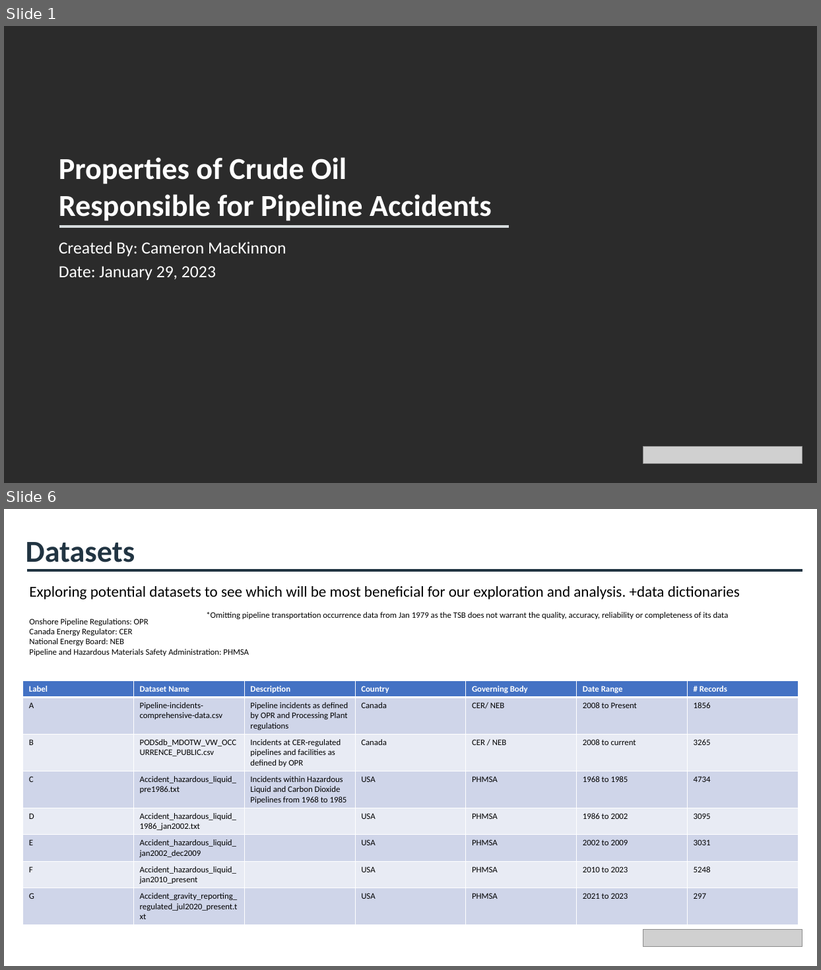
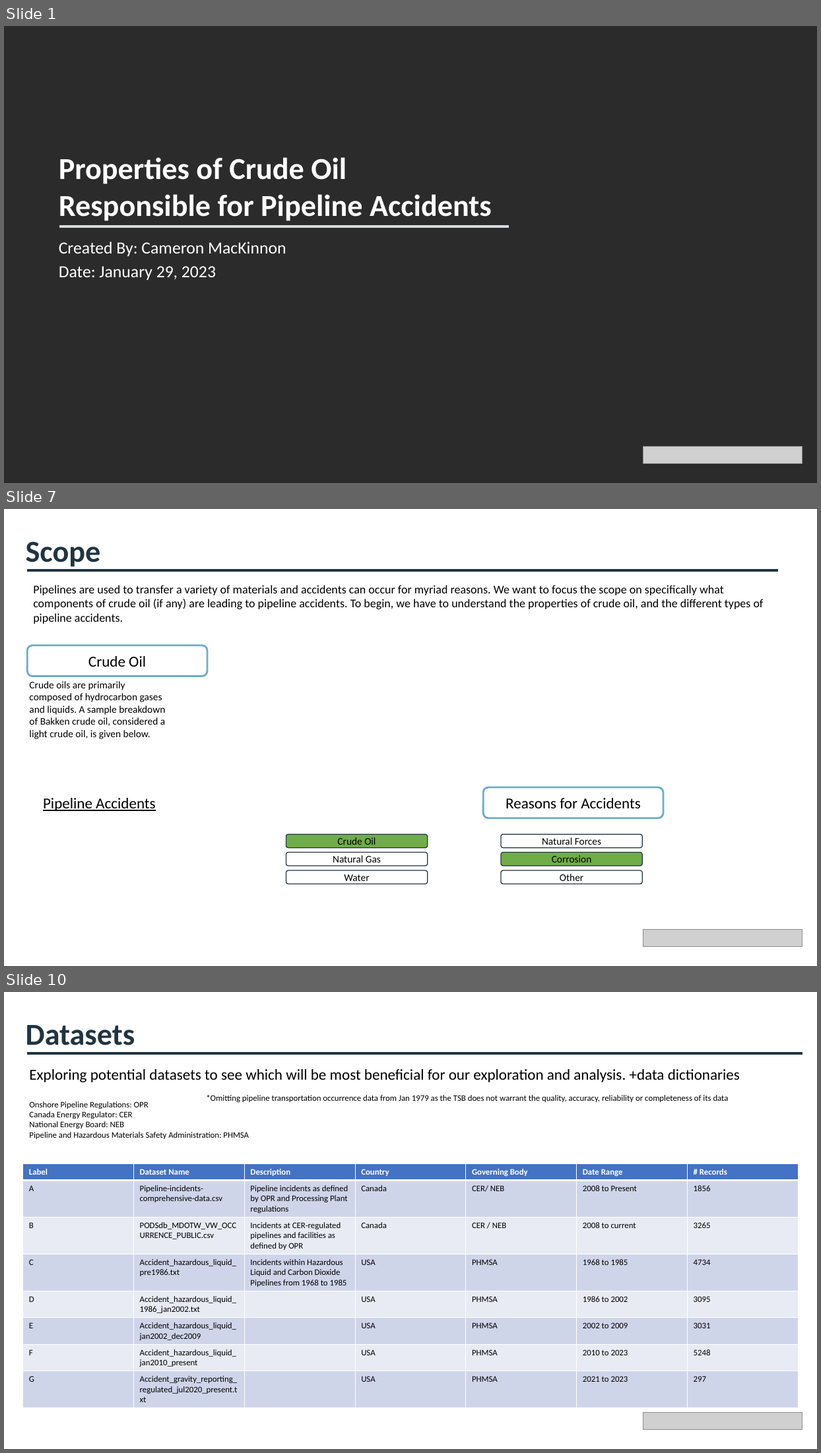
Before and after one commit to cameronmackinnon/crude_oil_accidents, a slide deck: presentations/Pipeline Accidents Presentation v0.pptx. Shown one above the other, each under a label of ours: slides 1 and 6 before the commit, slides 1, 7 and 10 after it; the slides between them are not shown. The pictures are 821x970 and 821x1453 pixels, drawn with LibreOffice and Linux fonts; fonts in the diff are those of the drawing; grey boxes stand for pictures; background and template pictures are left out; a plain dark background stands for a picture behind light text. Boxes give left, top, right and bottom in pixels: in the first picture for what was removed or moved away, otherwise in the second. Text is boxed around its words. In the diff, an @@ line names an element or a change of style, - is before the commit and + after.

```diff
--- a/presentations/Pipeline Accidents Presentation v0.pptx
+++ b/presentations/Pipeline Accidents Presentation v0.pptx
@@ slide 7 added at box(4, 509, 817, 966), background #FFFFFF @@
@@ text added at box(26, 541, 101, 570), 36 pt, text #213442, bold @@
+Scope
@@ line added from (27, 570) to (779, 570), #213442 3 pt @@
@@ text added at box(33, 585, 764, 624), 14 pt, text #000000 @@
+Pipelines are used to transfer a variety of materials and accidents can occur for myriad reasons. We want to focus the scope on specifically what components of crude oil (if any) are leading to pipeline accidents. To begin, we have to understand the properties of crude oil, and the different types of pipeline accidents.
@@ rounded rectangle added at box(27, 646, 207, 676), outline #6EAEC9 2.25 pt, 18 pt, text #000000 @@
+Crude Oil
@@ text added at box(29, 681, 165, 739), 12 pt, text #000000 @@
+Crude oils are primarily composed of hydrocarbon gases and liquids. A sample breakdown of Bakken crude oil, considered a light crude oil, is given below.
@@ text added at box(43, 798, 155, 811), 18 pt, text #000000, underline @@
+Pipeline Accidents
@@ rounded rectangle added at box(483, 788, 663, 819), outline #6EAEC9 2.25 pt, 18 pt, text #000000 @@
+Reasons for Accidents
@@ rounded rectangle added at box(286, 835, 428, 848), fill #70AD47, outline #213442 1 pt, 12 pt, text #000000 @@
+Crude Oil
@@ rounded rectangle added at box(501, 835, 643, 848), outline #213442 1 pt, 12 pt, text #000000 @@
+Natural Forces
@@ rounded rectangle added at box(286, 852, 428, 866), outline #213442 1 pt, 12 pt, text #000000 @@
+Natural Gas
@@ rounded rectangle added at box(501, 852, 643, 866), fill #70AD47, outline #213442 1 pt, 12 pt, text #000000 @@
+Corrosion
@@ rounded rectangle added at box(286, 871, 428, 884), outline #213442 1 pt, 12 pt, text #000000 @@
+Water
@@ rounded rectangle added at box(501, 871, 643, 884), outline #213442 1 pt, 12 pt, text #000000 @@
+Other
@@ picture added at box(644, 930, 803, 947) @@
@@ what was slide 6 is now slide 10 @@
```
Also in this commit, not shown: 7 slides changed, 6 other slides added, 4 other files.
